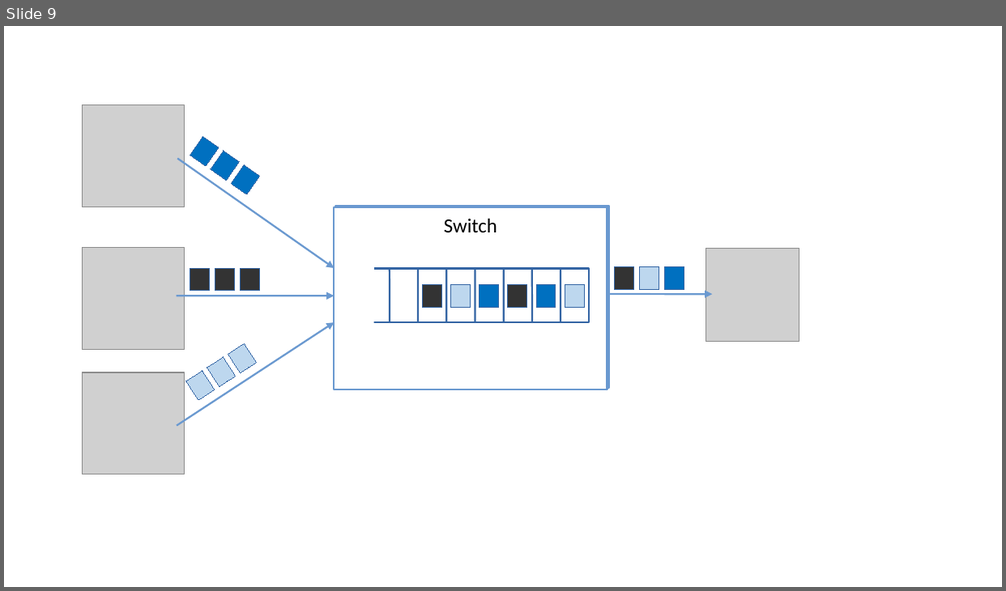
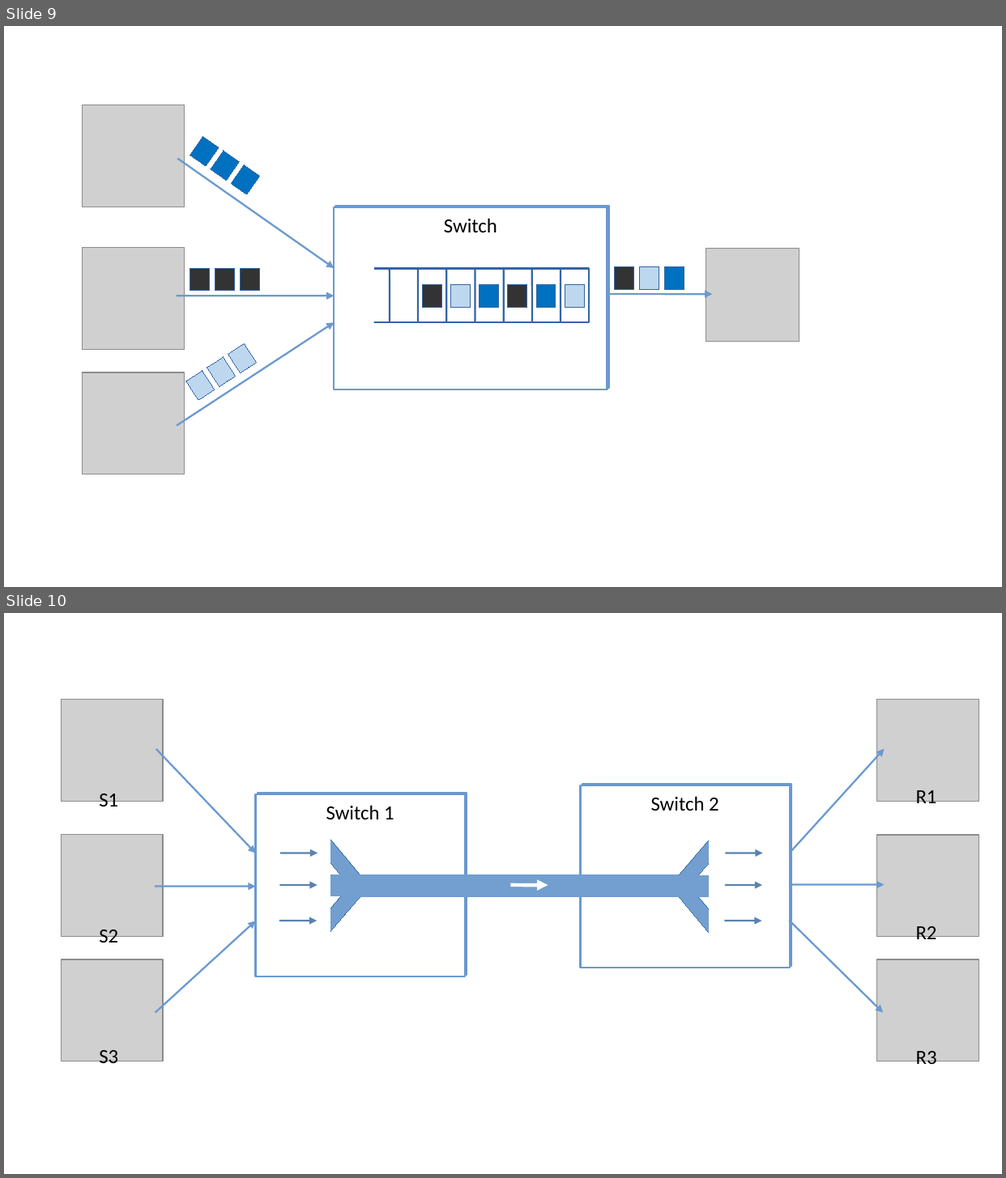
Before and after one commit to SystemsApproach/7E, a slide deck: introduction/figures/introduction.odp. Shown one above the other, each under a label of ours: slide 9 before the commit, slides 9 and 10 after it. The pictures are 1006x591 and 1006x1178 pixels, drawn with LibreOffice and Linux fonts; fonts in the diff are those of the drawing; grey boxes stand for pictures. Boxes give left, top, right and bottom in pixels: in the first picture for what was removed or moved away, otherwise in the second. Text is boxed around its words. In the diff, an @@ line names an element or a change of style, - is before the commit and + after.

```diff
--- a/introduction/figures/introduction.odp
+++ b/introduction/figures/introduction.odp
@@ slide 10 added at bbox=[4, 613, 1002, 1174], background #FFFFFF @@
@@ picture added at bbox=[61, 699, 164, 802] @@
@@ picture added at bbox=[877, 700, 979, 803] @@
@@ arrow added from (156, 749) to (256, 853), #6A99D0 1.45 pt @@
@@ arrow added from (790, 853) to (884, 749), #6A99D0 1.45 pt @@
@@ text added at bbox=[99, 794, 118, 811], 16 pt, text #000000 @@
+S1
@@ rectangle added at bbox=[256, 795, 465, 977], fill #FFFFFF, outline #6A99D0 1.45 pt, 16 pt, text #000000 @@
+Switch 1
@@ rectangle added at bbox=[581, 786, 790, 968], fill #FFFFFF, outline #6A99D0 1.45 pt, 16 pt, text #000000 @@
+Switch 2
@@ text added at bbox=[916, 790, 937, 808], 16 pt, text #000000 @@
+R1
@@ group added at bbox=[309, 829, 685, 948]: 4 rectangles @@
@@ group added at bbox=[355, 825, 731, 943]: 4 rectangles @@
@@ picture added at bbox=[61, 835, 164, 937] @@
@@ arrow added from (280, 853) to (317, 853), #5983B0 1.45 pt @@
@@ arrow added from (726, 853) to (763, 853), #5983B0 1.45 pt @@
@@ picture added at bbox=[877, 835, 979, 937] @@
@@ arrow added from (155, 887) to (256, 887), #6A99D0 1.45 pt @@
@@ arrow added from (280, 886) to (317, 886), #5983B0 1.45 pt @@
@@ arrow added from (511, 886) to (548, 886), #FFFFFF 2.89 pt @@
@@ arrow added from (725, 886) to (763, 886), #5983B0 1.45 pt @@
@@ arrow added from (790, 884) to (884, 884), #6A99D0 1.45 pt @@
@@ arrow added from (155, 1013) to (256, 921), #6A99D0 1.45 pt @@
@@ arrow added from (279, 921) to (317, 921), #5983B0 1.45 pt @@
@@ arrow added from (725, 921) to (762, 921), #5983B0 1.45 pt @@
@@ arrow added from (789, 921) to (884, 1013), #6A99D0 1.45 pt @@
@@ text added at bbox=[916, 926, 937, 943], 16 pt, text #000000 @@
+R2
@@ text added at bbox=[99, 930, 118, 948], 16 pt, text #000000 @@
+S2
@@ picture added at bbox=[61, 960, 164, 1063] @@
@@ picture added at bbox=[878, 960, 980, 1063] @@
@@ text added at bbox=[99, 1050, 118, 1068], 16 pt, text #000000 @@
+S3
@@ text added at bbox=[916, 1051, 937, 1068], 16 pt, text #000000 @@
+R3
```
Also in this commit, not shown: 3 slides changed, 3 other slides added, 15 other files.
